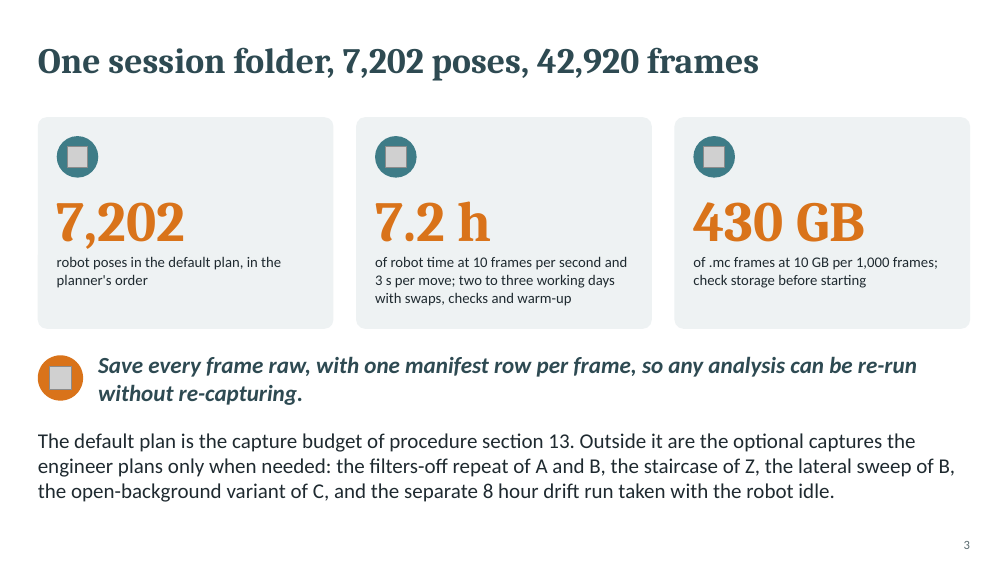
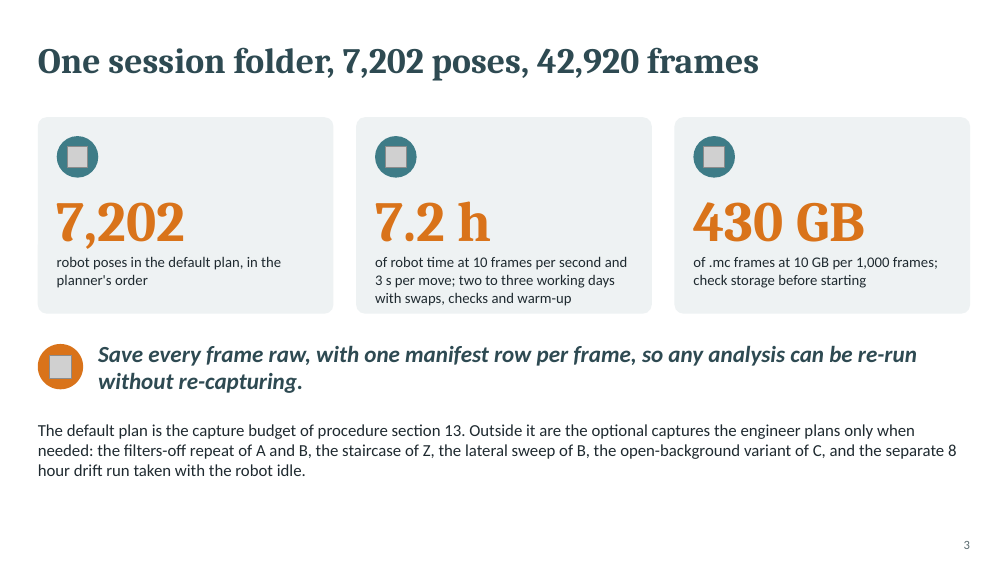
Before and after one commit to glibertyreach/sensor_performance_estimation, a slide deck: slide 3 of docs/presentations/vsx3000_test_procedure.pptx. Drawn at 1008x567 pixels with LibreOffice and Linux fonts; fonts in the diff are those of the drawing; grey boxes stand for pictures. Boxes give left, top, right and bottom in pixels: in the first picture for what was removed or moved away, otherwise in the second. Text is boxed around its words. In the diff, an @@ line names an element or a change of style, - is before the commit and + after.

```diff
--- a/docs/presentations/vsx3000_test_procedure.pptx
+++ b/docs/presentations/vsx3000_test_procedure.pptx
@@ rounded rectangle: place and size @@
-rounded rectangle at (38,117,333,329)
+rounded rectangle at (38,117,333,314)
@@ rounded rectangle: place and size @@
-rounded rectangle at (356,117,652,329)
+rounded rectangle at (356,117,652,314)
@@ proportions changed in 3 elements at (38,117,333,314), (356,117,652,314), (675,117,970,314) @@
@@ rounded rectangle: place and size @@
-rounded rectangle at (675,117,970,329)
+rounded rectangle at (675,117,970,314)
@@ ellipse: place and size @@
-ellipse at (38,355,83,401)
+ellipse at (38,344,83,389)
@@ picture: place and size @@
-picture at (49,367,72,389)
+picture at (49,355,72,378)
@@ text "Save every frame raw, with ...": place and size @@
-text "Save every frame raw, with ..." at (98,356,917,405)
+text "Save every frame raw, with ..." at (98,345,917,393)
@@ text "The default plan is the ...": place and size @@
-text "The default plan is the ..." at (38,433,955,502)
+text "The default plan is the ..." at (38,424,956,476)
@@ text "The default plan is the ..." at (38,424,956,476): size 20 to 16 pt @@
```
Also in this commit, not shown: 12 other slides changed, 18 other files.
